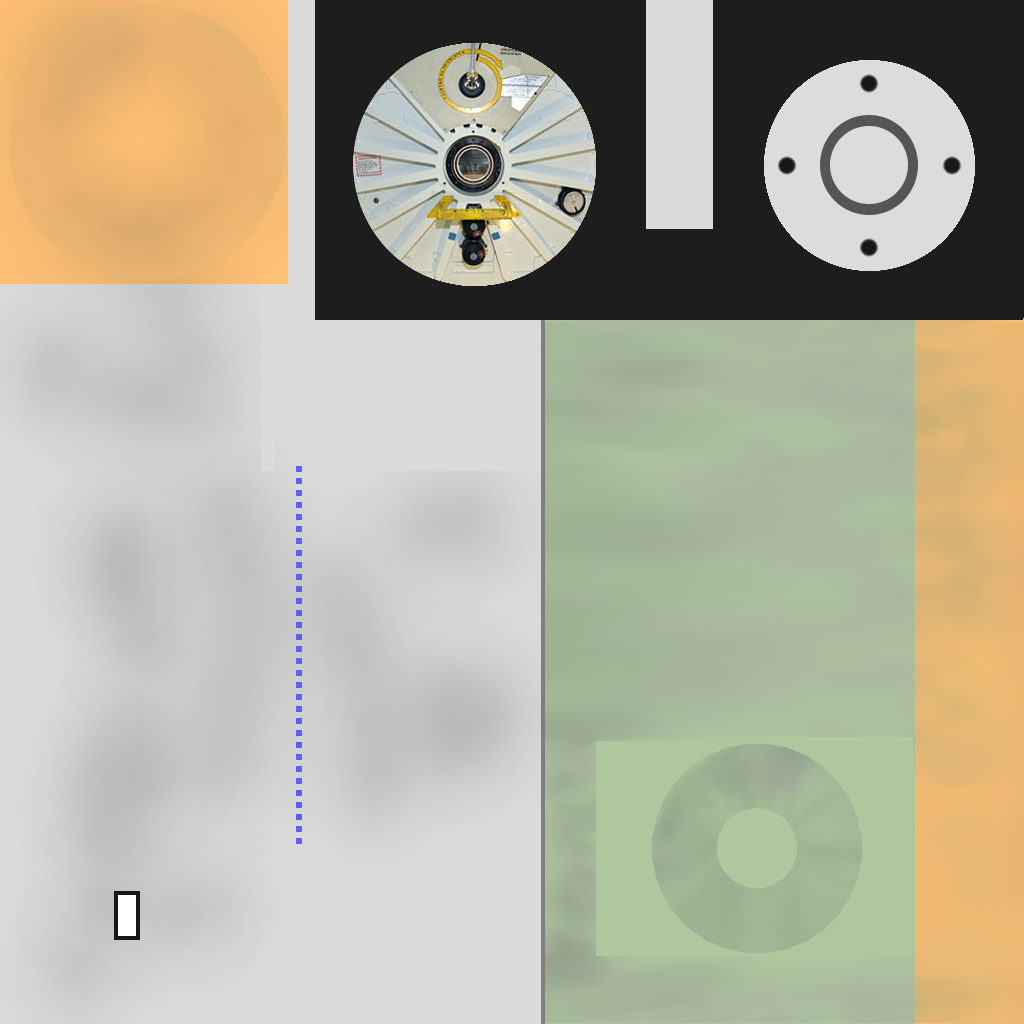
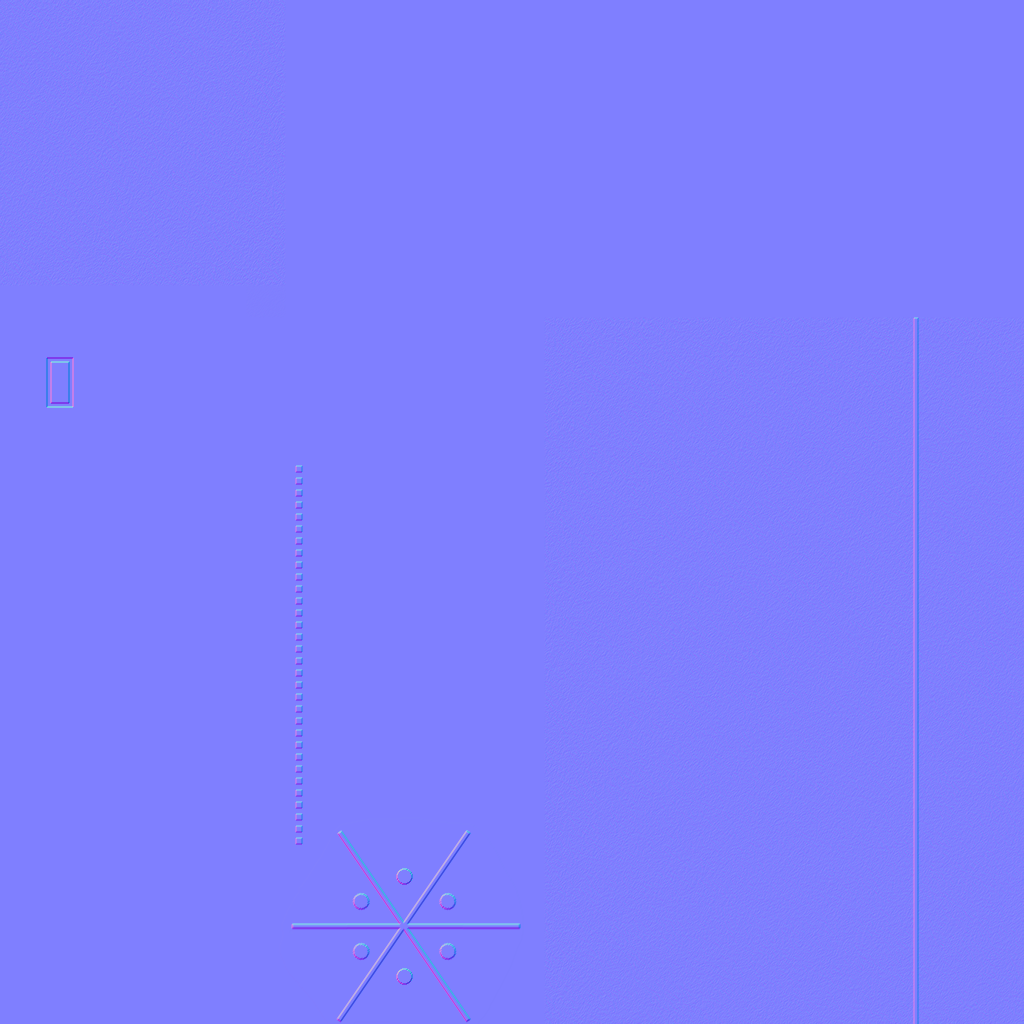
Layers edited between the first and the second (1024, 1024) image:
hid "inline-hangar.png", painted on it over [0, 0, 1024, 1024]
added layer "normal copy" above "normal" over [0, 0, 1024, 1024]
painted on "normal" over [47, 318, 918, 1024]
painted on "emissive" over [51, 362, 136, 936]
